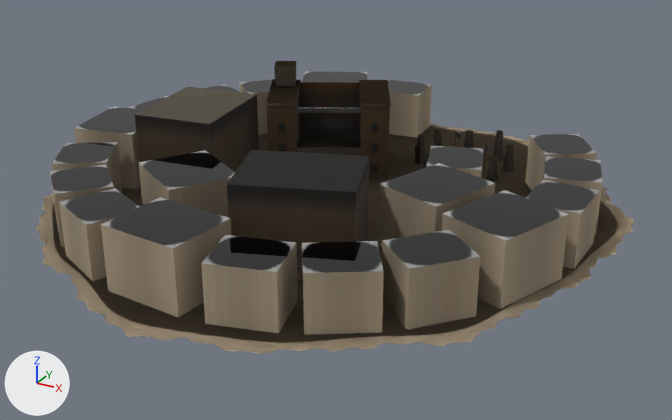
An edit to the glTF model src/assets/map/towns/bronze-town-big-a-maghreb.glb, drawn before and after from the same camera.
Camera for both pictures: a camera (50 mm lens) standing at (5.72, -10.17, 4.96) and looking at (0.3, -0.31, 0.04). Lighting does not change. The marker at lower left points along +X, +Y and +Z. The picture after the commit comes second. Where no turn or scale is listed for an object, it has been applied to the vertices. Vertices at exactly the same position are counted once.
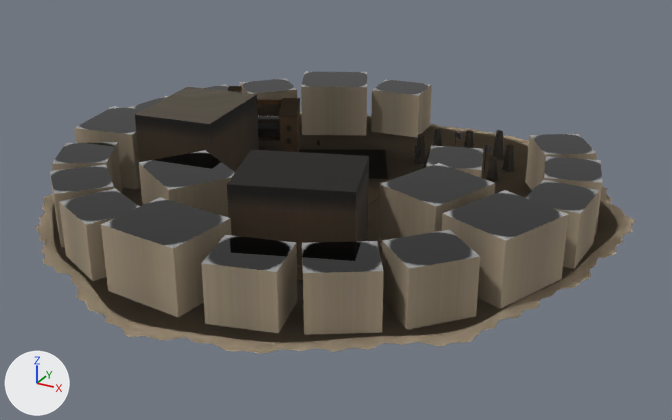
The change, as a diff of the scene's bpy script:
```diff
--- a/src/assets/map/towns/bronze-town-big-a-maghreb.glb.py
+++ b/src/assets/map/towns/bronze-town-big-a-maghreb.glb.py
@@ me_mesh_0 @@
 # used by ob_mesh_0; location = (-4.04, 3.82, 0.0)
-me_mesh_0.from_pydata(...)  # 5296 vertices, 9796 faces; spans x 0.0..8.01, y -7.94..0.0, z 0.0..1.44
+me_mesh_0.from_pydata(...)  # 5296 vertices, 9796 faces; spans x 0.0..8.01, y -7.94..0.0, z 0.0..1.14
+# me_mesh_0 part 1: the loose piece of 26 vertices spanning x 2.39..4.45, y -3.58..-1.72, z 0.0..1.1 is scaled about its middle by 0.658, then moved by (-1.17, 0.0, -0.19)
+# me_mesh_0 part 2: the loose piece of 8 vertices spanning x 2.37..3.32, y -3.6..-2.32, z 1.1..1.14 is scaled about its middle by 0.658, then moved by (-0.98, 0.11, -0.38)
+# me_mesh_0 part 3: the loose piece of 8 vertices spanning x 3.52..4.46, y -2.98..-1.71, z 1.1..1.14 is scaled about its middle by 0.658, then moved by (-1.37, -0.1, -0.38)
+# me_mesh_0 part 4: the loose piece of 8 vertices spanning x 2.45..2.86, y -2.81..-2.4, z 1.12..1.44 is scaled about its middle by 0.658, then moved by (-0.91, -0.01, -0.44)
+# me_mesh_0 part 5: the loose piece of 8 vertices spanning x 2.95..4.44, y -3.57..-2.77, z 1.0..1.07 is scaled about its middle by 0.658, then moved by (-1.27, 0.18, -0.36)
+# me_mesh_0 part 6: the loose piece of 8 vertices spanning x 2.96..3.6, y -2.57..-2.23, z 0.47..0.63 is scaled about its middle by 0.658, then moved by (-1.13, -0.09, -0.19)
+# me_mesh_0 part 7: the loose piece of 8 vertices spanning x 4.5..4.6, y -2.04..-1.99, z 0.16..0.3 is scaled about its middle by (0.662, 0.659, 0.659), then moved by (-1.56, -0.22, -0.08)
+# other edits to the shape of me_mesh_0 do not show in these pictures
 me_mesh_0.materials.append(mat_town)
@@ me_mesh_1 @@
 # used by ob_mesh_1; location = (-4.04, 3.82, 0.0)
-me_mesh_1.from_pydata(...)  # 4266 vertices, 3822 faces; spans x 0.0..8.01, y -7.94..0.0, z 0.0..1.44
+me_mesh_1.from_pydata(...)  # 4266 vertices, 3822 faces; spans x 0.0..8.01, y -7.94..0.0, z 0.0..1.14
+# me_mesh_1 part 8: the loose piece of 26 vertices spanning x 2.39..4.45, y -3.58..-1.72, z 0.0..1.1 is scaled about its middle by 0.658, then moved by (-1.17, 0.0, -0.19)
+# other edits to the shape of me_mesh_1 do not show in these pictures
 me_mesh_1.materials.append(mat_town)
@@ me_mesh_2 @@
 # used by ob_mesh_2; location = (-4.04, 3.82, 0.0)
-me_mesh_2.from_pydata(...)  # 608 vertices, 726 faces; spans x 0.0..8.01, y -7.94..0.0, z 0.0..1.44
+me_mesh_2.from_pydata(...)  # 608 vertices, 726 faces; spans x 0.0..8.01, y -7.94..0.0, z 0.0..1.14
+# me_mesh_2 part 9: the loose piece of 26 vertices spanning x 2.39..4.45, y -3.58..-1.72, z 0.0..1.1 is scaled about its middle by 0.658, then moved by (-1.17, 0.0, -0.19)
+# other edits to the shape of me_mesh_2 do not show in these pictures
 me_mesh_2.materials.append(mat_town)
```

Boxes [x1, y1, x2, y2] around the edits, measured in the pictures (672 x 420 px; the box of a moved part takes in the faces that stretch with it):
'Mesh_0', reshaped (9% shorter)
    before: [36, 61, 635, 353]
    after: [36, 86, 635, 353]
part 1 of me_mesh_0, moved or reshaped
    before: [296, 82, 360, 155]
    after: [257, 100, 301, 152]
part 2 of me_mesh_0, moved or reshaped (not visible afterwards)
    before: [266, 79, 301, 106]
part 3 of me_mesh_0, moved or reshaped
    before: [359, 80, 391, 107]
    after: [279, 98, 300, 116]
part 4 of me_mesh_0, moved or reshaped
    before: [274, 61, 296, 86]
    after: [228, 86, 242, 93]
part 5 of me_mesh_0, moved or reshaped
    before: [296, 108, 361, 113]
    after: [258, 116, 279, 119]
part 6 of me_mesh_0, moved or reshaped
    before: [306, 119, 354, 129]
    after: [258, 123, 279, 129]
part 7 of me_mesh_0, moved or reshaped
    before: [415, 145, 419, 155]
    after: [317, 140, 320, 146]
part 8 of me_mesh_1, moved or reshaped
    before: [360, 107, 390, 179]
    after: [279, 115, 298, 152]
part 9 of me_mesh_2, moved or reshaped
    before: [267, 95, 387, 179]
    after: [279, 116, 294, 152]
